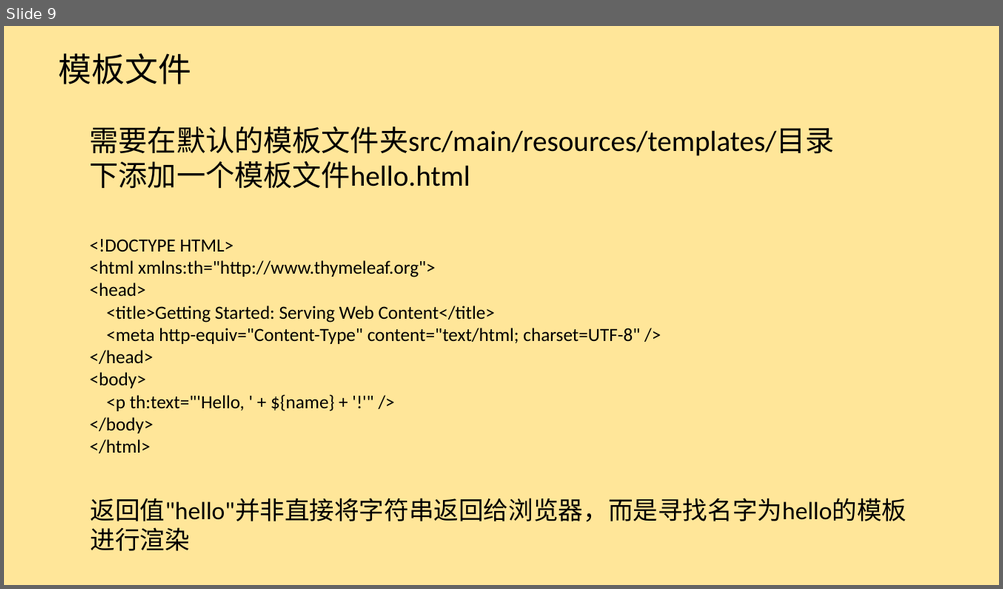
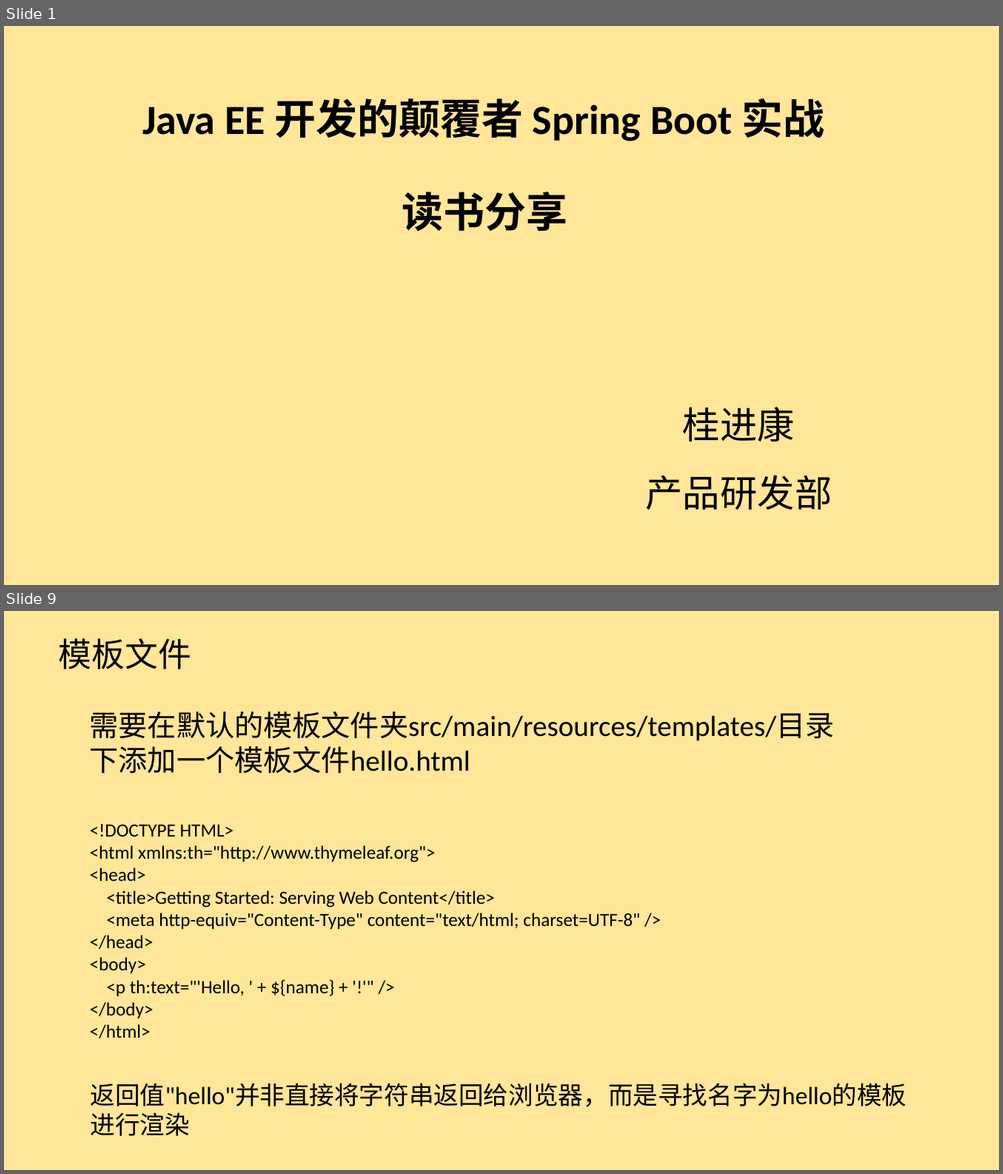
Before and after one commit to alangui/SpringBoot, a slide deck: SpringBoot.pptx. Shown one above the other, each under a label of ours: slide 9 before the commit, slides 1 and 9 after it; the slides between them are not shown. The pictures are 1003x589 and 1003x1174 pixels, drawn with LibreOffice and Linux fonts; fonts in the diff are those of the drawing. Boxes give left, top, right and bottom in pixels: in the first picture for what was removed or moved away, otherwise in the second. Text is boxed around its words. In the diff, an @@ line names an element or a change of style, - is before the commit and + after.

```diff
--- a/SpringBoot.pptx
+++ b/SpringBoot.pptx
@@ slide 1 added at box(4, 26, 999, 585), background #FFE699 @@
@@ text added at box(142, 99, 825, 141), 40 pt, text #000000, bold @@
+Java EE 开发的颠覆者 Spring Boot 实战
@@ text added at box(401, 192, 567, 231), 40 pt, text #000000, bold @@
+读书分享
@@ text added at box(683, 407, 794, 442), 36 pt, text #000000 @@
+桂进康
@@ text added at box(645, 475, 831, 510), 36 pt, text #000000 @@
+产品研发部
```
Also in this commit, not shown: 2 slides changed, 2 other slides added, 3 slides removed.
